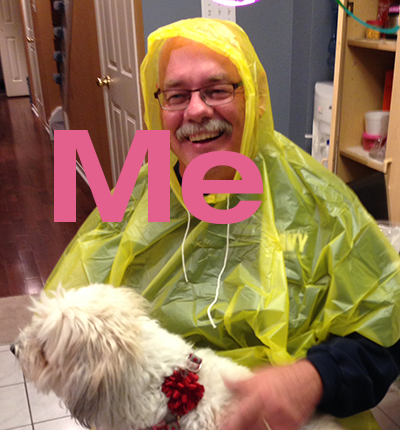
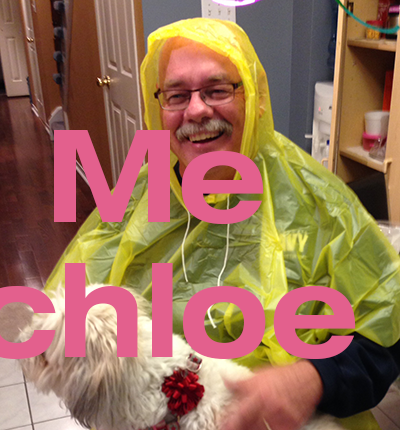
Revision of a layered (400, 430) image; what changed, layer by layer:
added layer "chloe" above "Me" over [0,263,356,359]
